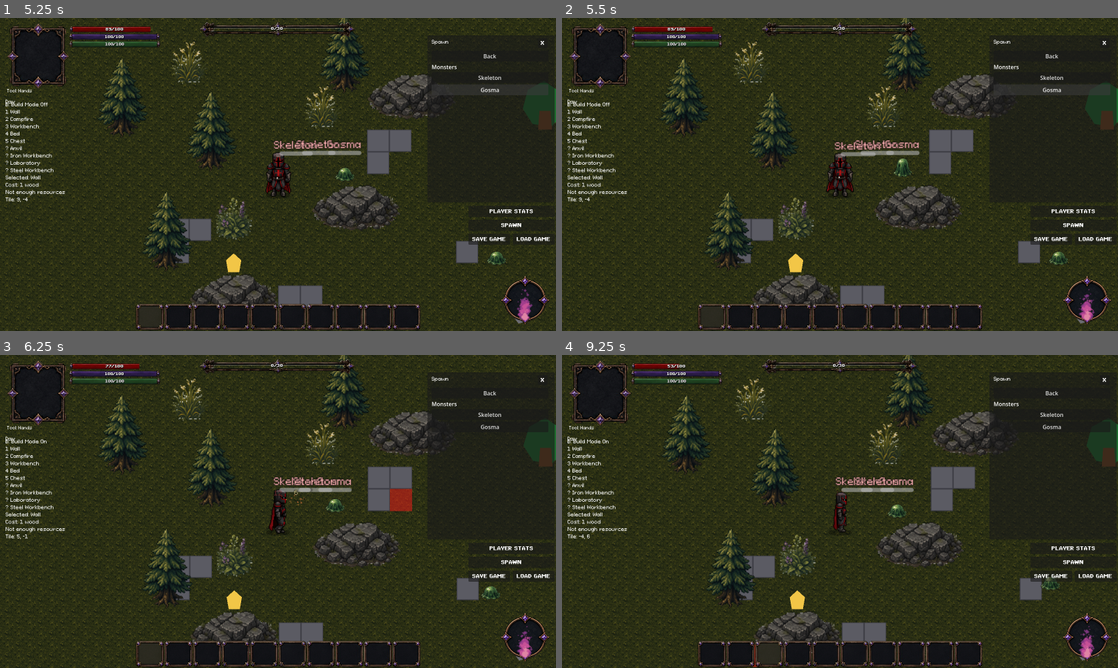
Above: before the commit, frames 1-4 (two rows, left to right).
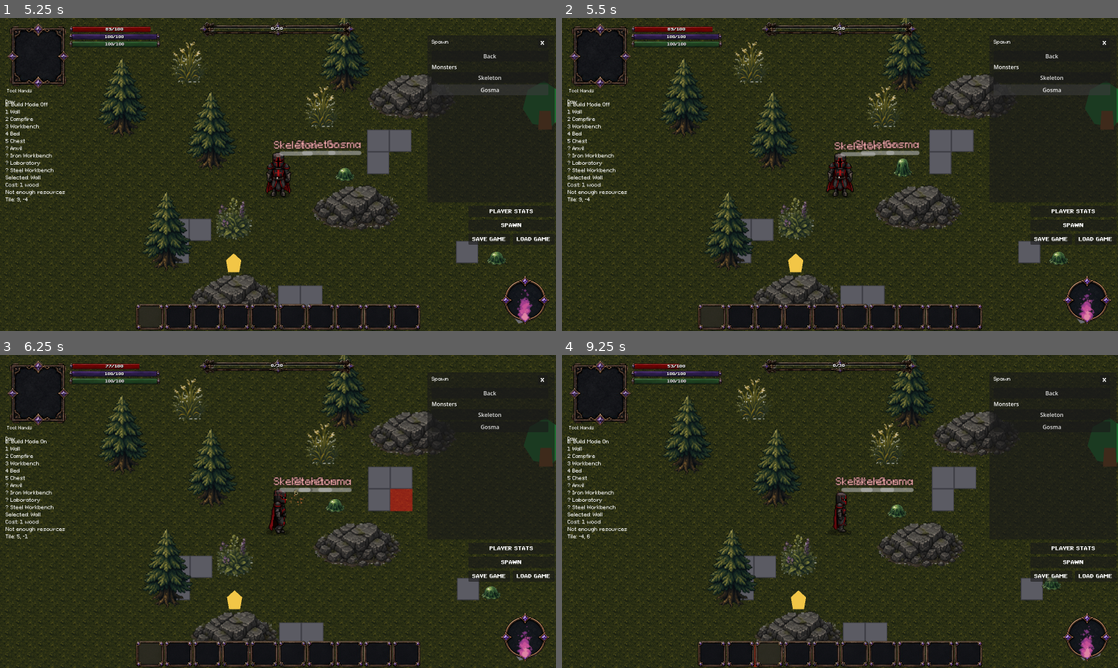
Above: after the commit, the same moments.

Repository: ramonsamagaio/Oathwake-Main
Game: Godot game, scene res://scenes/Main.tscn
Two runs of this game, one before a commit and one after it. Both use one fixed random seed, a clock stepped at 60 frames per second and the inputs below. This scene is started directly instead of the project's main scene.
Inputs (mouse positions are in pixels of both pictures, inside the frame that each line leads up to):
- Up to frame 1 (5.25 s): click "PLAYER STATS" at 0.5 s; click "APPLY" at 1.25 s; click "SPAWN" at 2 s; click "Natural map spawn" at 2.75 s; click "Monsters" at 3.5 s; click "Skeleton" at 4.25 s; click "Gosma" at 5 s
- Up to frame 2 (5.5 s): no input
- Up to frame 3 (6.25 s): tap Enter at 5.75 s; move the mouse to (400, 495) at 5.77 s; hold D from 5.78 s (still down); tap B at 5.85 s; click (400, 495) at 5.92 s; tap Space at 6.02 s
- Up to frame 4 (9.25 s): release D at 6.5 s; click (840, 652) at 6.5 s; click (712, 652) at 7.25 s; click (739, 652) at 8 s; click (767, 652) at 8.75 s

Frame 1 is identical in both runs. In frame 2, 0.1% of the frame differs, in the area x 34-87%, y 35-93%; in frame 3, 0.4%; in frame 4, 6.1%, in the area x 0-100%, y 0-100%.

Commit message:
Use enhanced resource hit feedback for rocks

Diff:
--- a/scenes/Rock.tscn
+++ b/scenes/Rock.tscn
@@ -1,6 +1,6 @@
 [gd_scene load_steps=4 format=3]
 
-[ext_resource type="Script" path="res://scripts/ResourceNode.gd" id="1_resource_script"]
+[ext_resource type="Script" path="res://scripts/resources/ResourceNodeEnhanced.gd" id="1_resource_script"]
 
 [sub_resource type="CircleShape2D" id="CircleShape2D_interaction"]
 radius = 48.0
@@ -23,12 +23,3 @@
 [node name="Highlight" type="Polygon2D" parent="."]
 color = Color(0.58, 0.58, 0.62, 1)
 polygon = PackedVector2Array(-9, -12, 7, -16, 15, -7, -2, -4)
-
-[node name="InteractionShape" type="CollisionShape2D" parent="."]
-shape = SubResource("CircleShape2D_interaction")
-
-[node name="StaticBody2D" type="StaticBody2D" parent="."]
-position = Vector2(0, 2)
-
-[node name="CollisionShape2D" type="CollisionShape2D" parent="StaticBody2D"]
-shape = SubResource("RectangleShape2D_rock_collision")
